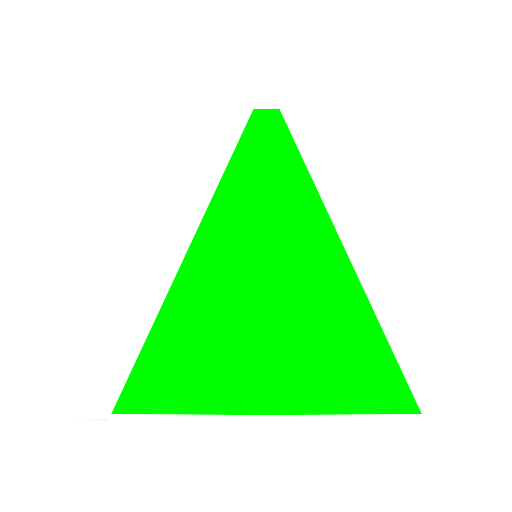
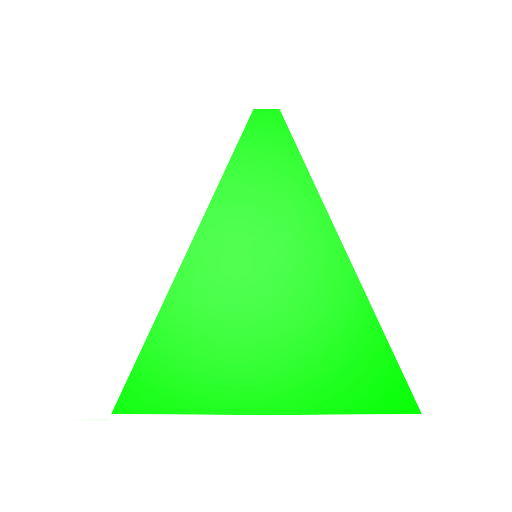
Layers edited between the first and the second 512 x 512 image:
painted on "Background" over [left=105, top=109, right=422, bottom=420]
